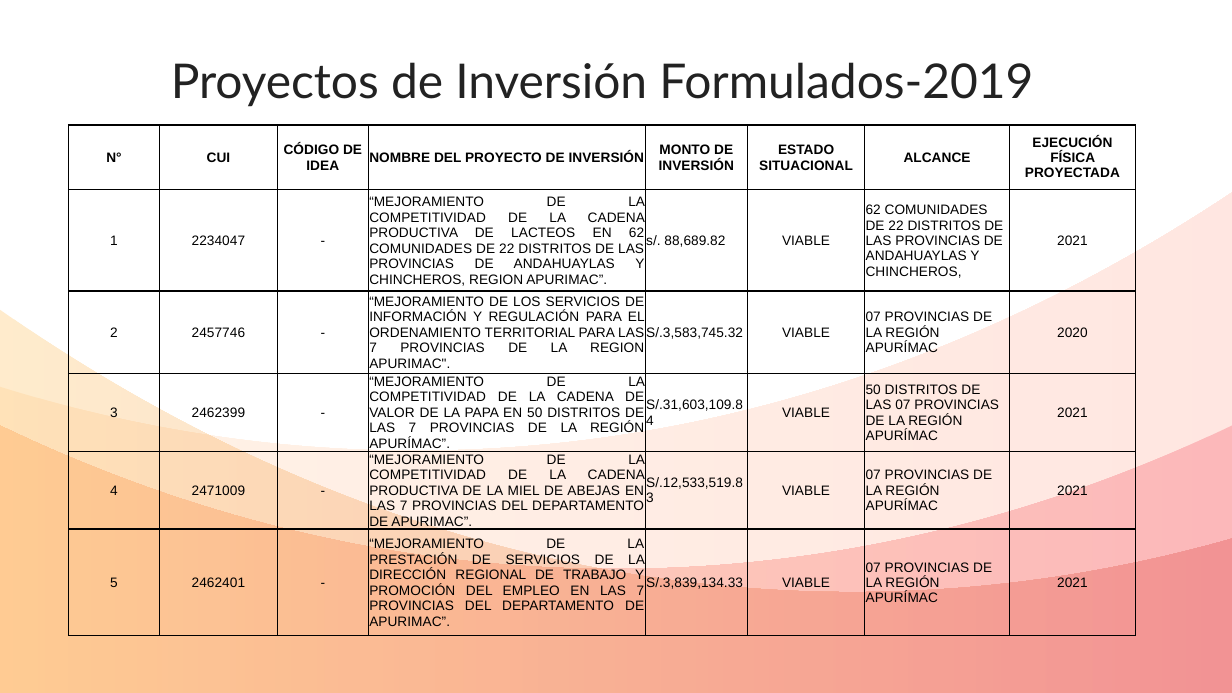
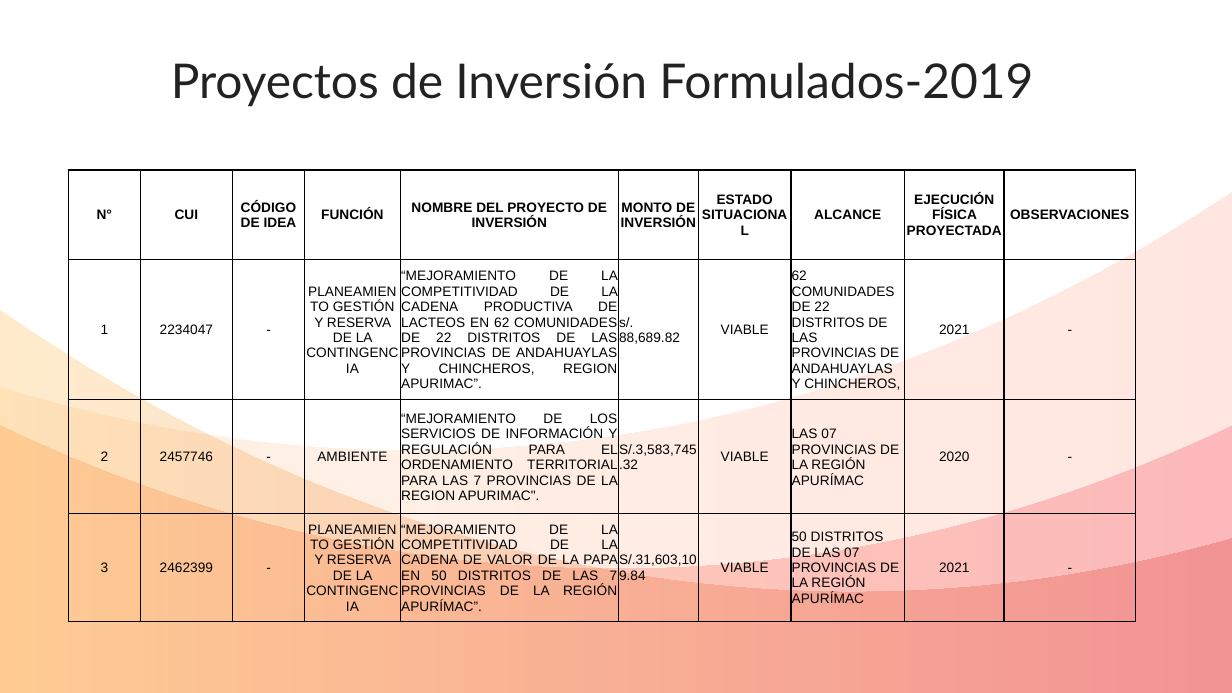
Before and after one commit to ORFEI-GRAP/Gestion-ORFEI, a slide deck: slide 2 of Proyectos Funcion - PRODUCCIÓN.pptx. Drawn at 1232x693 pixels with LibreOffice and Linux fonts; fonts in the diff are those of the drawing. Boxes give left, top, right and bottom in pixels: in the first picture for what was removed or moved away, otherwise in the second. Text is boxed around its words. In the diff, an @@ line names an element or a change of style, - is before the commit and + after.

```diff
--- a/Proyectos Funcion - PRODUCCIÓN.pptx
+++ b/Proyectos Funcion - PRODUCCIÓN.pptx
@@ table at bbox=[69, 170, 1136, 621] @@
-N° | CUI | CÓDIGO DE IDEA | NOMBRE DEL PROYECTO DE INVERSIÓN | MONTO DE INVERSIÓN | ESTADO SITUACIONAL | ALCANCE | EJECUCIÓN FÍSICA PROYECTADA
-1 | 2234047 | - | “MEJORAMIENTO DE LA COMPETITIVIDAD DE LA CADENA PRODUCTIVA DE LACTEOS EN 62 COMUNIDADES DE 22 DISTRITOS DE LAS PROVINCIAS DE ANDAHUAYLAS Y CHINCHEROS, REGION APURIMAC”. | s/. 88,689.82 | VIABLE | 62 COMUNIDADES DE 22 DISTRITOS DE LAS PROVINCIAS DE ANDAHUAYLAS Y CHINCHEROS, | 2021
-2 | 2457746 | - | “MEJORAMIENTO DE LOS SERVICIOS DE INFORMACIÓN Y REGULACIÓN PARA EL ORDENAMIENTO TERRITORIAL PARA LAS 7 PROVINCIAS DE LA REGION APURIMAC". | S/.3,583,745.32 | VIABLE | 07 PROVINCIAS DE LA REGIÓN APURÍMAC | 2020
-3 | 2462399 | - | “MEJORAMIENTO DE LA COMPETITIVIDAD DE LA CADENA DE VALOR DE LA PAPA EN 50 DISTRITOS DE LAS 7 PROVINCIAS DE LA REGIÓN APURÍMAC”. | S/.31,603,109.84 | VIABLE | 50 DISTRITOS DE LAS 07 PROVINCIAS DE LA REGIÓN APURÍMAC | 2021
-4 | 2471009 | - | “MEJORAMIENTO DE LA COMPETITIVIDAD DE LA CADENA PRODUCTIVA DE LA MIEL DE ABEJAS EN LAS 7 PROVINCIAS DEL DEPARTAMENTO DE APURIMAC”. | S/.12,533,519.83 | VIABLE | 07 PROVINCIAS DE LA REGIÓN APURÍMAC | 2021
-5 | 2462401 | - | “MEJORAMIENTO DE LA PRESTACIÓN DE SERVICIOS DE LA DIRECCIÓN REGIONAL DE TRABAJO Y PROMOCIÓN DEL EMPLEO EN LAS 7 PROVINCIAS DEL DEPARTAMENTO DE APURIMAC”. | S/.3,839,134.33 | VIABLE | 07 PROVINCIAS DE LA REGIÓN APURÍMAC | 2021
+N° | CUI | CÓDIGO DE IDEA | FUNCIÓN | NOMBRE DEL PROYECTO DE INVERSIÓN | MONTO DE INVERSIÓN | ESTADO SITUACIONAL | ALCANCE | EJECUCIÓN FÍSICA PROYECTADA | OBSERVACIONES
+1 | 2234047 | - | PLANEAMIENTO GESTIÓN Y RESERVA DE LA CONTINGENCIA | “MEJORAMIENTO DE LA COMPETITIVIDAD DE LA CADENA PRODUCTIVA DE LACTEOS EN 62 COMUNIDADES DE 22 DISTRITOS DE LAS PROVINCIAS DE ANDAHUAYLAS Y CHINCHEROS, REGION APURIMAC”. | s/. 88,689.82 | VIABLE | 62 COMUNIDADES DE 22 DISTRITOS DE LAS PROVINCIAS DE ANDAHUAYLAS Y CHINCHEROS, | 2021 | -
+2 | 2457746 | - | AMBIENTE | “MEJORAMIENTO DE LOS SERVICIOS DE INFORMACIÓN Y REGULACIÓN PARA EL ORDENAMIENTO TERRITORIAL PARA LAS 7 PROVINCIAS DE LA REGION APURIMAC". | S/.3,583,745.32 | VIABLE | LAS 07 PROVINCIAS DE LA REGIÓN APURÍMAC | 2020 | -
+3 | 2462399 | - | PLANEAMIENTO GESTIÓN Y RESERVA DE LA CONTINGENCIA | “MEJORAMIENTO DE LA COMPETITIVIDAD DE LA CADENA DE VALOR DE LA PAPA EN 50 DISTRITOS DE LAS 7 PROVINCIAS DE LA REGIÓN APURÍMAC”. | S/.31,603,109.84 | VIABLE | 50 DISTRITOS DE LAS 07 PROVINCIAS DE LA REGIÓN APURÍMAC | 2021 | -
@@ table: place and size @@
-table at bbox=[69, 124, 1136, 646]
+table at bbox=[69, 170, 1136, 621]
```
Also in this commit, not shown: 2 other slides changed, 2 slides added.
